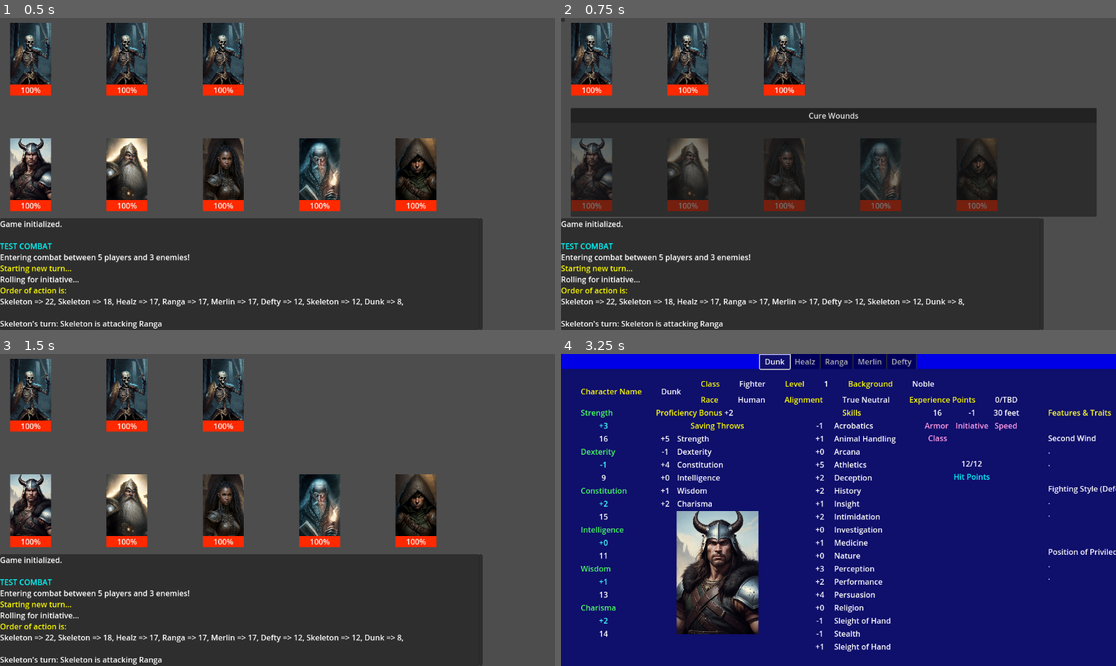
Above: before the commit, frames 1-4 (two rows, left to right).
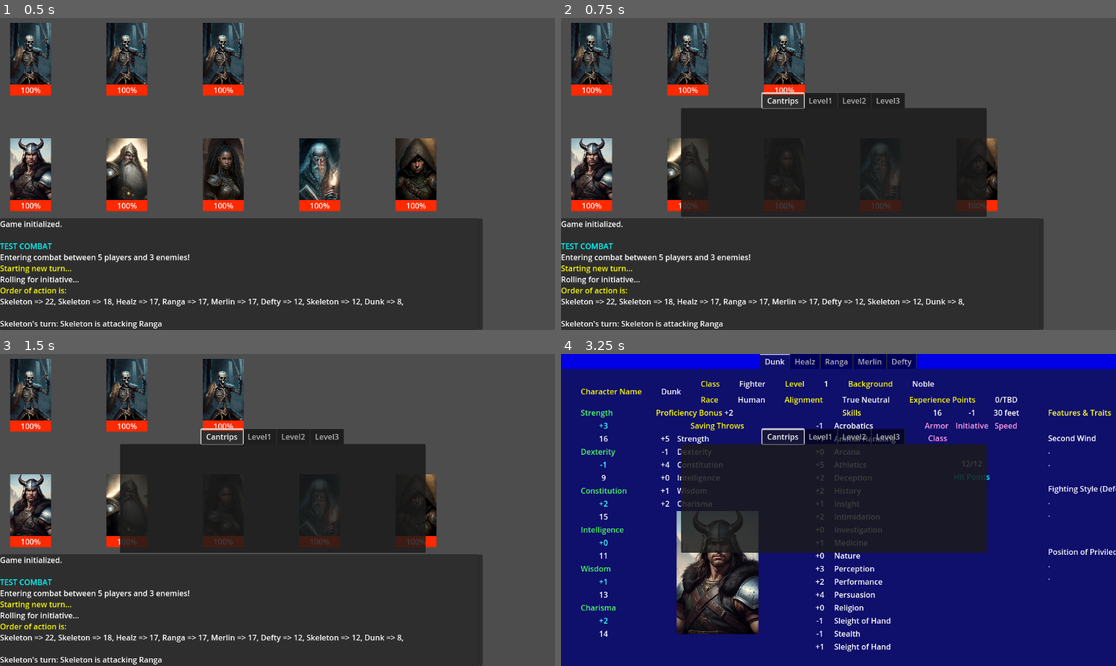
Above: after the commit, the same moments.

Repository: PaulHeraty/herra-dnd
Game: Godot game, scene res://scenes/Main.tscn
Same seed, same stepped clock (60 frames per second), same inputs: the game is played once before the commit and once after it. Sound files missing from this copy of the repository are replaced by a short silence.
Inputs (mouse positions are in pixels of both pictures, inside the frame that each line leads up to):
- Up to frame 1 (0.5 s): no input
- Up to frame 2 (0.75 s): tap Enter at 0.5 s; hold S (show_spell_sheet, bound only before the commit) from 0.53 s (still down)
- Up to frame 3 (1.5 s): release S (show_spell_sheet, bound only before the commit) at 1.25 s; click (271, 450) at 1.25 s, where only the run before the commit has a clickable "Cure Wounds"
- Up to frame 4 (3.25 s): tap Space (Advance) at 2, 2.1 s; tap S (show_spell_sheet, bound only before the commit) at 2.3, 3.05 s; hold P (show_party_sheet) from 2.78 s (still down)

Frame 1 is identical in both runs. In frame 2, 15% of the frame differs, in the area x 0-97%, y 0-64%; in frame 3, 18%; in frame 4, 20%, in the area x 21-77%, y 0-64%.

Commit message:
Added in SpellBook with tabs for each spell level. Integrated into Combat loop. Ade sacred flame cantrip.

Diff:
--- a/autoload/CombatManager.gd
+++ b/autoload/CombatManager.gd
@@ -1,10 +1,19 @@
 extends Node
 
 var turn_order: Array[CombatEntity] = []
+var current_actor: CombatEntity = null
 var target: CombatEntity = null
 var players_alive: bool
 var enemies_alive: bool
 var combat_over: bool = false
+
+func _unhandled_input(event: InputEvent) -> void:
+	if event.is_action_pressed("show_spell_book"):
+		if SpellBook.is_shown == false:
+			SpellBook.show_spell_book(current_actor)
+		else:
+			SpellBook.hide_spell_book()
+		get_viewport().set_input_as_handled()
 
 func enter_combat() -> void:
 	players_alive = true
@@ -24,6 +33,7 @@
 	determine_initiative_order()
 
 	for actor in turn_order:
+		current_actor = actor
 		check_party_alive()
 		check_enemies_alive()
 
@@ -39,14 +49,14 @@
 
 		# Choose action (attack, cast, etc)
 		if actor.entity_name == "Healz":
-			SpellMenu.open(actor.known_spells)
-			var chosen_spell = await SpellMenu.spell_selected
+			SpellBook.show_spell_book(actor)
+			var chosen_spell = await SpellBook.spell_selected
 			GameLog.add_entry("Selected spell: " + chosen_spell.name + "\n")
 			await get_spell_target(chosen_spell)
 			await actor.cast_spell(chosen_spell, target)
 		elif actor.entity_name == "Merlin":
-			SpellMenu.open(actor.known_spells)
-			var chosen_spell = await SpellMenu.spell_selected
+			SpellBook.show_spell_book(actor)
+			var chosen_spell = await SpellBook.spell_selected
 			GameLog.add_entry("Selected spell: " + chosen_spell.name + "\n")
 			await get_spell_target(chosen_spell)
 			await actor.cast_spell(chosen_spell, target)
--- a/characters/PlayerCharacter.gd
+++ b/characters/PlayerCharacter.gd
@@ -86,6 +86,8 @@
 	if current_hp > max_hp:
 		current_hp = max_hp
 	GameLog.add_entry(entity_name + " has " + str(current_hp) + " hp left\n")
+	if current_hp > 0:
+		portrait.modulate = Color("ffffff", 1.0)
 	pass
 
 func player_dead() -> void:
--- a/characters/SavingThrows.gd
+++ b/characters/SavingThrows.gd
@@ -1,35 +1,35 @@
 class_name SavingThrows extends Node
 
-var strength: int = 1
-var dexterity: int = 1
-var constitution: int = 1
-var intelligence: int = 1
-var wisdom: int = 1
-var charisma: int = 1
+var strength_modifier: int = 1
+var dexterity_modifier: int = 1
+var constitution_modifier: int = 1
+var intelligence_modifier: int = 1
+var wisdom_modifier: int = 1
+var charisma_modifier: int = 1
 
 func set_saving_throws( cl: Class.ClassType, sts: Stats, pb: int) -> void:
-	strength = sts.get_ability_modifier(sts.strength)
-	dexterity = sts.get_ability_modifier(sts.dexterity)
-	constitution = sts.get_ability_modifier(sts.constitution)
-	intelligence = sts.get_ability_modifier(sts.intelligence)
-	wisdom = sts.get_ability_modifier(sts.wisdom)
-	charisma = sts.get_ability_modifier(sts.charisma)
+	strength_modifier = sts.get_ability_modifier(sts.strength)
+	dexterity_modifier = sts.get_ability_modifier(sts.dexterity)
+	constitution_modifier = sts.get_ability_modifier(sts.constitution)
+	intelligence_modifier = sts.get_ability_modifier(sts.intelligence)
+	wisdom_modifier = sts.get_ability_modifier(sts.wisdom)
+	charisma_modifier = sts.get_ability_modifier(sts.charisma)
 
 	match cl:
 		Class.ClassType.FIGHTER:
-			strength += pb
-			constitution += pb
+			strength_modifier += pb
+			constitution_modifier += pb
 			pass
 		Class.ClassType.ROGUE:
-			dexterity += pb
-			intelligence += pb
+			dexterity_modifier += pb
+			intelligence_modifier += pb
 			pass
 		Class.ClassType.WIZARD:
-			intelligence += pb
-			wisdom += pb
+			intelligence_modifier += pb
+			wisdom_modifier += pb
 			pass
 		Class.ClassType.CLERIC:
-			wisdom += pb
-			charisma += pb
+			wisdom_modifier += pb
+			charisma_modifier += pb
 			pass
 	pass
--- a/characters/player_chars/Healz.tres
+++ b/characters/player_chars/Healz.tres
@@ -8,6 +8,7 @@
 [ext_resource type="Script" uid="uid://c4sk7eniu4rge" path="res://characters/CharacterData.gd" id="4_jb6fx"]
 [ext_resource type="Resource" uid="uid://dry7rce0k73uo" path="res://items/weapons/Warhammer.tres" id="5_sqisq"]
 [ext_resource type="Resource" uid="uid://bosgu6h3cokso" path="res://spells/CureWounds.tres" id="7_8756t"]
+[ext_resource type="Resource" uid="uid://cwcfvo8begj7j" path="res://spells/SacredFlame.tres" id="8_sqisq"]
 [ext_resource type="Script" uid="uid://ccxeegh34n548" path="res://characters/Stats.gd" id="8_vqpbc"]
 
 [sub_resource type="Resource" id="Resource_jqqy8"]
@@ -32,7 +33,7 @@
 proficiencies = Array[int]([9, 14])
 equipped_weapons = Array[ExtResource("2_cjphi")]([ExtResource("5_sqisq")])
 equipped_armor = Array[ExtResource("1_bbb4o")]([ExtResource("2_4sl2m"), ExtResource("3_8756t")])
-known_spells = Array[ExtResource("3_f05uj")]([ExtResource("7_8756t")])
+known_spells = Array[ExtResource("3_f05uj")]([ExtResource("7_8756t"), ExtResource("8_sqisq")])
 attack_miss_sound_path = "res://audio/combat/atk-sword-swing.mp3"
 damage_sound_path = "res://audio/combat/sword-on-flesh.mp3"
 death_sound_path = "res://audio/combat/grunt.mp3"
--- a/items/DamageComponent.gd
+++ b/core/DamageComponent.gd
@@ -1,6 +1,6 @@
 class_name DamageComponent extends Resource
 
-enum DAMAGE_TYPE {BLUDGEONING, PIERCING, SLASHING, FORCE}
+enum DAMAGE_TYPE {BLUDGEONING, PIERCING, SLASHING, FORCE, RADIANT}
 
 @export var dice_count: int = 1         # e.g. 2
 @export var dice_sides: int = 6         # e.g. d6
--- a/items/weapons/Greataxe.tres
+++ b/items/weapons/Greataxe.tres
@@ -1,6 +1,6 @@
 [gd_resource type="Resource" script_class="Weapon" load_steps=4 format=3 uid="uid://dpp34tkoxnxee"]
 
-[ext_resource type="Script" uid="uid://kwg1tvwjnd30" path="res://items/DamageComponent.gd" id="1_fjr4r"]
+[ext_resource type="Script" uid="uid://kwg1tvwjnd30" path="res://core/DamageComponent.gd" id="1_fjr4r"]
 [ext_resource type="Script" uid="uid://dwl0xsytv4d4v" path="res://items/Weapon.gd" id="2_105n3"]
 
 [sub_resource type="Resource" id="Resource_fjr4r"]
--- a/items/weapons/Longbow.tres
+++ b/items/weapons/Longbow.tres
@@ -1,6 +1,6 @@
 [gd_resource type="Resource" script_class="Weapon" load_steps=4 format=3 uid="uid://wi3hdumynhp0"]
 
-[ext_resource type="Script" uid="uid://kwg1tvwjnd30" path="res://items/DamageComponent.gd" id="1_m4fvv"]
+[ext_resource type="Script" uid="uid://kwg1tvwjnd30" path="res://core/DamageComponent.gd" id="1_m4fvv"]
 [ext_resource type="Script" uid="uid://dwl0xsytv4d4v" path="res://items/Weapon.gd" id="2_w3lbw"]
 
 [sub_resource type="Resource" id="Resource_m4fvv"]
--- a/items/weapons/Shortbow.tres
+++ b/items/weapons/Shortbow.tres
@@ -1,6 +1,6 @@
 [gd_resource type="Resource" script_class="Weapon" load_steps=4 format=3 uid="uid://cbf6u67gyyofs"]
 
-[ext_resource type="Script" uid="uid://kwg1tvwjnd30" path="res://items/DamageComponent.gd" id="1_qimtx"]
+[ext_resource type="Script" uid="uid://kwg1tvwjnd30" path="res://core/DamageComponent.gd" id="1_qimtx"]
 [ext_resource type="Script" uid="uid://dwl0xsytv4d4v" path="res://items/Weapon.gd" id="2_j2biv"]
 
 [sub_resource type="Resource" id="Resource_qimtx"]
--- a/items/weapons/Shortsword.tres
+++ b/items/weapons/Shortsword.tres
@@ -1,6 +1,6 @@
 [gd_resource type="Resource" script_class="Weapon" load_steps=4 format=3 uid="uid://t48e0fsrqppo"]
 
-[ext_resource type="Script" uid="uid://kwg1tvwjnd30" path="res://items/DamageComponent.gd" id="1_ed5ds"]
+[ext_resource type="Script" uid="uid://kwg1tvwjnd30" path="res://core/DamageComponent.gd" id="1_ed5ds"]
 [ext_resource type="Script" uid="uid://dwl0xsytv4d4v" path="res://items/Weapon.gd" id="2_l2u5g"]
 
 [sub_resource type="Resource" id="Resource_ed5ds"]
--- a/items/weapons/Warhammer.tres
+++ b/items/weapons/Warhammer.tres
@@ -1,6 +1,6 @@
 [gd_resource type="Resource" script_class="Weapon" load_steps=4 format=3 uid="uid://dry7rce0k73uo"]
 
-[ext_resource type="Script" uid="uid://kwg1tvwjnd30" path="res://items/DamageComponent.gd" id="1_vis2r"]
+[ext_resource type="Script" uid="uid://kwg1tvwjnd30" path="res://core/DamageComponent.gd" id="1_vis2r"]
 [ext_resource type="Script" uid="uid://dwl0xsytv4d4v" path="res://items/Weapon.gd" id="2_ee80p"]
 
 [sub_resource type="Resource" id="Resource_vis2r"]
--- a/project.godot
+++ b/project.godot
@@ -22,10 +22,10 @@
 PartyManager="*res://autoload/PartyManager.gd"
 EnemyManager="*res://autoload/EnemyManager.gd"
 Rules="*res://autoload/Rules.gd"
-PartySheet="*res://scenes/UI/PartySheet.tscn"
+PartySheet="*res://scenes/UI/CharacterSheet/PartySheet.tscn"
 CombatManager="*res://autoload/CombatManager.gd"
 GameLog="*res://scenes/GameLog.gd"
-SpellMenu="*res://spells/SpellMenu.tscn"
+SpellBook="*res://scenes/UI/SpellSheet/SpellBook.tscn"
 
 [editor]
 
@@ -44,7 +44,7 @@
 "events": [Object(InputEventKey,"resource_local_to_scene":false,"resource_name":"","device":-1,"window_id":0,"alt_press …(191 unchanged characters)…
 ]
 }
-show_spell_sheet={
+show_spell_book={
 "deadzone": 0.2,
 "events": [Object(InputEventKey,"resource_local_to_scene":false,"resource_name":"","device":-1,"window_id":0,"alt_press …(192 unchanged characters)…
 ]
--- a/scenes/Main.tscn
+++ b/scenes/Main.tscn
@@ -1,7 +1,7 @@
 [gd_scene load_steps=3 format=3 uid="uid://drbyklvx8cka"]
 
 [ext_resource type="Script" uid="uid://c8euvx5q5m020" path="res://scenes/main.gd" id="1_elqb8"]
-[ext_resource type="PackedScene" uid="uid://dbushinwbpj5x" path="res://spells/SpellMenu.tscn" id="2_rvslj"]
+[ext_resource type="PackedScene" uid="uid://be3g0j2cydk7t" path="res://scenes/UI/SpellSheet/SpellBook.tscn" id="2_rvslj"]
 
 [node name="Main" type="Node2D"]
 script = ExtResource("1_elqb8")
@@ -10,9 +10,9 @@
 
 [node name="Enemies" type="Node" parent="."]
 
-[node name="CanvasLayer" type="CanvasLayer" parent="."]
+[node name="GameLog" type="CanvasLayer" parent="."]
 
-[node name="Control" type="Control" parent="CanvasLayer"]
+[node name="Control" type="Control" parent="GameLog"]
 layout_mode = 3
 anchors_preset = 12
 anchor_top = 1.0
@@ -23,7 +23,7 @@
 grow_horizontal = 2
 grow_vertical = 0
 
-[node name="Panel" type="Panel" parent="CanvasLayer/Control"]
+[node name="Panel" type="Panel" parent="GameLog/Control"]
 layout_mode = 1
 anchors_preset = 12
 anchor_top = 1.0
@@ -34,7 +34,7 @@
 grow_horizontal = 2
 grow_vertical = 0
 
-[node name="ScrollContainer" type="ScrollContainer" parent="CanvasLayer/Control/Panel"]
+[node name="ScrollContainer" type="ScrollContainer" parent="GameLog/Control/Panel"]
 layout_mode = 1
 anchors_preset = 15
 anchor_right = 1.0
@@ -46,11 +46,11 @@
 horizontal_scroll_mode = 0
 vertical_scroll_mode = 2
 
-[node name="GameLog" type="RichTextLabel" parent="CanvasLayer/Control/Panel/ScrollContainer"]
+[node name="GameLog" type="RichTextLabel" parent="GameLog/Control/Panel/ScrollContainer"]
 layout_mode = 2
 size_flags_horizontal = 3
 size_flags_vertical = 3
 bbcode_enabled = true
 scroll_following = true
 
-[node name="SpellMenu" parent="." instance=ExtResource("2_rvslj")]
+[node name="SpellBook" parent="." instance=ExtResource("2_rvslj")]
--- a/scenes/UI/PartySheet.tscn
+++ b/scenes/UI/CharacterSheet/PartySheet.tscn
@@ -1,6 +1,6 @@
 [gd_scene load_steps=3 format=3 uid="uid://bm5eykaovvlhe"]
 
-[ext_resource type="Script" uid="uid://b0vmw1016dn5" path="res://scenes/UI/party_sheet.gd" id="1_yhv5m"]
+[ext_resource type="Script" uid="uid://b0vmw1016dn5" path="res://scenes/UI/CharacterSheet/party_sheet.gd" id="1_yhv5m"]
 [ext_resource type="PackedScene" uid="uid://beypv5k06nalq" path="res://scenes/UI/CharacterSheet/CharacterSheet.tscn" id="2_0sl4c"]
 
 [node name="PartySheet" type="CanvasLayer"]
--- a/scenes/UI/CharacterSheet/character_sheet.gd
+++ b/scenes/UI/CharacterSheet/character_sheet.gd
@@ -65,10 +65,10 @@
 	pass
 
 func get_initiative_string(c: PlayerCharacter) -> String:
-	if c.saving_throws.dexterity >= 0:
-		return "+" + str(c.saving_throws.dexterity)
+	if c.saving_throws.dexterity_modifier >= 0:
+		return "+" + str(c.saving_throws.dexterity_modifier)
 	else:
-		return str(c.saving_throws.dexterity)
+		return str(c.saving_throws.dexterity_modifier)
 
 func get_class_string(c: Class.ClassType) -> String:
 	match c:
--- a/scenes/UI/party_sheet.gd
+++ b/scenes/UI/CharacterSheet/party_sheet.gd
@@ -11,6 +11,7 @@
 
 func _ready() -> void:
 	hide_party_sheet()
+	# Set tab names to player character names
 	for i in tab_container.get_tab_count():
 		tab_container.get_child(i).name = PartyManager.party[i].core_data.name
 	pass
--- a/scenes/UI/CharacterSheet/saving_throws_box.gd
+++ b/scenes/UI/CharacterSheet/saving_throws_box.gd
@@ -8,12 +8,12 @@
 @onready var charisma_value: Label = $Charisma/CharismaValue
 
 func update_STs(player_char: PlayerCharacter) -> void:
-	strength_value.text = get_ST_string(player_char.saving_throws.strength)
-	dexterity_value.text = get_ST_string(player_char.saving_throws.dexterity)
-	constitution_value.text = get_ST_string(player_char.saving_throws.constitution)
-	intelligence_value.text = get_ST_string(player_char.saving_throws.intelligence)
-	wisdom_value.text = get_ST_string(player_char.saving_throws.wisdom)
-	charisma_value.text = get_ST_string(player_char.saving_throws.charisma)
+	strength_value.text = get_ST_string(player_char.saving_throws.strength_modifier)
+	dexterity_value.text = get_ST_string(player_char.saving_throws.dexterity_modifier)
+	constitution_value.text = get_ST_string(player_char.saving_throws.constitution_modifier)
+	intelligence_value.text = get_ST_string(player_char.saving_throws.intelligence_modifier)
+	wisdom_value.text = get_ST_string(player_char.saving_throws.wisdom_modifier)
+	charisma_value.text = get_ST_string(player_char.saving_throws.charisma_modifier)
 	pass
 
 func get_ST_string(value: int) -> String:
--- /dev/null
+++ b/scenes/UI/SpellSheet/SpellBook.tscn
@@ -0,0 +1,48 @@
+[gd_scene load_steps=3 format=3 uid="uid://be3g0j2cydk7t"]
+
+[ext_resource type="Script" uid="uid://cvg4cnnwy1c07" path="res://scenes/UI/SpellSheet/spell_book.gd" id="1_3lvro"]
+[ext_resource type="PackedScene" uid="uid://dbushinwbpj5x" path="res://scenes/UI/SpellSheet/SpellSheet.tscn" id="2_57fh2"]
+
+[node name="SpellBook" type="CanvasLayer"]
+script = ExtResource("1_3lvro")
+
+[node name="Control" type="Control" parent="."]
+layout_mode = 3
+anchors_preset = 0
+offset_left = 229.0
+offset_top = 163.0
+offset_right = 912.0
+offset_bottom = 443.0
+
+[node name="TabContainer" type="TabContainer" parent="Control"]
+layout_mode = 1
+anchors_preset = 15
+anchor_right = 1.0
+anchor_bottom = 1.0
+offset_left = 20.0
+offset_top = -7.0
+offset_right = -28.0
+offset_bottom = -30.0
+grow_horizontal = 2
+grow_vertical = 2
+tab_alignment = 1
+current_tab = 3
+
+[node name="Cantrips" parent="Control/TabContainer" instance=ExtResource("2_57fh2")]
+visible = false
+layout_mode = 2
+metadata/_tab_index = 0
+
+[node name="Level1" parent="Control/TabContainer" instance=ExtResource("2_57fh2")]
+visible = false
+layout_mode = 2
+metadata/_tab_index = 1
+
+[node name="Level2" parent="Control/TabContainer" instance=ExtResource("2_57fh2")]
+visible = false
+layout_mode = 2
+metadata/_tab_index = 2
+
+[node name="Level3" parent="Control/TabContainer" instance=ExtResource("2_57fh2")]
+layout_mode = 2
+metadata/_tab_index = 3
--- /dev/null
+++ b/scenes/UI/SpellSheet/SpellSheet.tscn
@@ -0,0 +1,21 @@
+[gd_scene load_steps=2 format=3 uid="uid://dbushinwbpj5x"]
+
+[ext_resource type="Script" uid="uid://docptaq4ah411" path="res://scenes/UI/SpellSheet/spell_sheet.gd" id="1_yp2if"]
+
+[node name="SpellSheet" type="Control"]
+layout_mode = 3
+anchors_preset = 0
+script = ExtResource("1_yp2if")
+
+[node name="Panel" type="Panel" parent="."]
+layout_mode = 0
+offset_right = 634.0
+offset_bottom = 226.0
+
+[node name="VBoxContainer" type="VBoxContainer" parent="Panel"]
+layout_mode = 1
+anchors_preset = 15
+anchor_right = 1.0
+anchor_bottom = 1.0
+grow_horizontal = 2
+grow_vertical = 2
--- /dev/null
+++ b/scenes/UI/SpellSheet/spell_book.gd
@@ -0,0 +1,50 @@
+extends CanvasLayer
+
+signal shown
+signal hidden
+signal spell_selected(spell: Spell)
+
+@onready var tab: TabContainer = $Control/TabContainer
+
+var is_shown: bool = false
+
+func _ready() -> void:
+	hide_spell_book()
+	pass
+
+func show_spell_book(actor: CombatEntity) -> void:
+	visible = true
+	refresh_tabs(actor)
+	tab.current_tab = 0
+	tab.get_tab_bar().grab_focus()
+	is_shown = true
+	shown.emit()
+	pass
+
+func hide_spell_book() -> void:
+	visible = false
+	is_shown = false
+	hidden.emit()
+	pass
+
+func refresh_tabs(actor: CombatEntity) -> void:
+	var known_spells: Array[Spell] = actor.known_spells
+	for i in tab.get_tab_count():
+		var sheet: SpellSheet = tab.get_child(i)
+		var spells_of_this_level: Array[Spell] = get_spells_by_level(known_spells, i)
+		sheet.set_spells(spells_of_this_level)
+		if not sheet.spell_selected.is_connected(_on_spell_selected):
+			sheet.spell_selected.connect(_on_spell_selected)
+	pass
+
+func get_spells_by_level(known_spells: Array[Spell], level: int) -> Array[Spell]:
+	var spells: Array[Spell] = []
+	for spell in known_spells:
+		if spell.level == level:
+			spells.append(spell)
+	return spells
+
+func _on_spell_selected(spell):
+	visible = false
+	GameLog.add_entry("Selected spell: " + spell.name + "\n")
+	emit_signal("spell_selected", spell)
--- /dev/null
+++ b/scenes/UI/SpellSheet/spell_sheet.gd
@@ -0,0 +1,30 @@
+class_name SpellSheet extends Control
+
+signal spell_selected(spell: Spell)
+
+@onready var spell_list := $Panel/VBoxContainer
+
+var spell_menu_is_shown: bool = false
+
+func _ready() -> void:
+	#visible = false
+	pass
+
+func set_spells(spells: Array[Spell]):
+	visible = true
+	clear_spells()
+
+	for spell in spells:
+		var btn = Button.new()
+		btn.text = spell.name
+		btn.size_flags_horizontal = Control.SIZE_EXPAND_FILL
+		btn.pressed.connect(_on_spell_pressed.bind(spell))
+		spell_list.add_child(btn)
+
+func _on_spell_pressed(spell):
+	#visible = false
+	emit_signal("spell_selected", spell)
+
+func clear_spells():
+	for child in spell_list.get_children():
+		child.queue_free()
--- a/scenes/main.gd
+++ b/scenes/main.gd
@@ -1,7 +1,7 @@
 class_name Main extends Node
 
-@onready var panel: Panel = $CanvasLayer/Control/Panel
-@onready var game_log: RichTextLabel = $CanvasLayer/Control/Panel/ScrollContainer/GameLog
+@onready var panel: Panel = $GameLog/Control/Panel
+@onready var game_log: RichTextLabel = $GameLog/Control/Panel/ScrollContainer/GameLog
 
 func _init() -> void:
 	pass
--- /dev/null
+++ b/spells/SacredFlame.tres
@@ -0,0 +1,7 @@
+[gd_resource type="Resource" script_class="SacredFlame" load_steps=2 format=3 uid="uid://cwcfvo8begj7j"]
+
+[ext_resource type="Script" uid="uid://e50otrfmpfju" path="res://spells/sacred_flame.gd" id="1_ob4n3"]
+
+[resource]
+script = ExtResource("1_ob4n3")
+metadata/_custom_type_script = "uid://e50otrfmpfju"
--- a/spells/SpellMenu.tscn
+++ /dev/null
@@ -1,30 +0,0 @@
-[gd_scene load_steps=2 format=3 uid="uid://dbushinwbpj5x"]
-
-[ext_resource type="Script" uid="uid://docptaq4ah411" path="res://spells/spell_menu.gd" id="1_yp2if"]
-
-[node name="SpellMenu" type="CanvasLayer"]
-script = ExtResource("1_yp2if")
-
-[node name="Control" type="Control" parent="."]
-layout_mode = 3
-anchors_preset = 0
-
-[node name="Panel" type="Panel" parent="Control"]
-layout_mode = 0
-offset_left = 20.0
-offset_top = 187.0
-offset_right = 1112.0
-offset_bottom = 413.0
-
-[node name="VBoxContainer" type="VBoxContainer" parent="Control/Panel"]
-layout_mode = 1
-anchors_preset = 15
-anchor_right = 1.0
-anchor_bottom = 1.0
-grow_horizontal = 2
-grow_vertical = 2
-
-[node name="CloseButton" type="Button" parent="Control"]
-layout_mode = 0
-offset_right = 8.0
-offset_bottom = 8.0
--- /dev/null
+++ b/spells/sacred_flame.gd
@@ -0,0 +1,20 @@
+class_name SacredFlame extends Spell
+
+func _init() -> void:
+	name = "Sacred Flame"
+	spell_type = SPELLTYPE.OFFENSIVE
+	level = 0
+	spell_sound = preload("res://audio/spells/flame.mp3")
+func cast(caster: CombatEntity, target: CombatEntity):
+	GameLog.add_entry("Casting sacred flame on " + target.entity_name + "\n")
+	# First target makes a dexterity check
+	var dc: int = 8 + caster.stats.wisdom_mod + caster.proficiency_bonus
+	var dex_check: bool = Rules.saving_throw_check(target.saving_throws.dexterity_modifier, dc)
+	if dex_check:
+		GameLog.add_entry(target.entity_name + " passed it's dexterity saving throw and avoids damage\n")
+		return
+	else:
+		GameLog.add_entry(target.entity_name + " failed it's dexterity check\n")
+	var d = Dice.new()
+	var amount: int = d.d8()
+	target.take_damage(DamageComponent.DAMAGE_TYPE.RADIANT, amount)
--- a/spells/spell_menu.gd
+++ /dev/null
@@ -1,59 +0,0 @@
-extends CanvasLayer
-
-signal spell_menu_shown
-signal spell_menu_hidden
-
-signal spell_selected(spell)
-signal spell_menu_closed()
-
-@onready var list_container := $Control/Panel/VBoxContainer
-
-var spell_menu_is_shown: bool = false
-
-func _ready() -> void:
-	hide_spell_sheet()
-
-func _unhandled_input(event: InputEvent) -> void:
-	if event.is_action_pressed("show_spell_sheet"):
-		if spell_menu_is_shown == false:
-			show_spell_sheet()
-		else:
-			hide_spell_sheet()
-		get_viewport().set_input_as_handled()
-
-func show_spell_sheet() -> void:
-	visible = true
-	spell_menu_is_shown = true
-	spell_menu_shown.emit()
-	open(PartyManager.party[1].core_data.known_spells)
-	pass
-
-func hide_spell_sheet() -> void:
-	visible = false
-	spell_menu_is_shown = false
-	spell_menu_hidden.emit()
-	pass
-
-func open(spells: Array[Spell]):
-	visible = true
-	queue_free_children()
-
-	for spell in spells:
-		var btn = Button.new()
-		btn.text = spell.name
-		btn.pressed.connect(func(): _on_spell_pressed(spell))
-		list_container.add_child(btn)
-
-
-func _on_spell_pressed(spell):
-	visible = false
-	emit_signal("spell_selected", spell)
-
-
-func _on_CloseButton_pressed():
-	visible = false
-	emit_signal("spell_menu_closed")
-
-func queue_free_children():
-	for child in list_container.get_children():
-		child.queue_free()
Not shown, added: audio/spells/flame.mp3.import
Not shown: 1 places in characters/player_chars/Healz.tres that only renumber resources
Renamed: items/DamageComponent.gd.uid -> core/DamageComponent.gd.uid
Renamed: scenes/UI/party_sheet.gd.uid -> scenes/UI/CharacterSheet/party_sheet.gd.uid
Not shown, added: scenes/UI/SpellSheet/spell_book.gd.uid
Renamed: spells/spell_menu.gd.uid -> scenes/UI/SpellSheet/spell_sheet.gd.uid
Not shown, added: spells/sacred_flame.gd.uid
Not shown, added: audio/spells/flame.mp3
